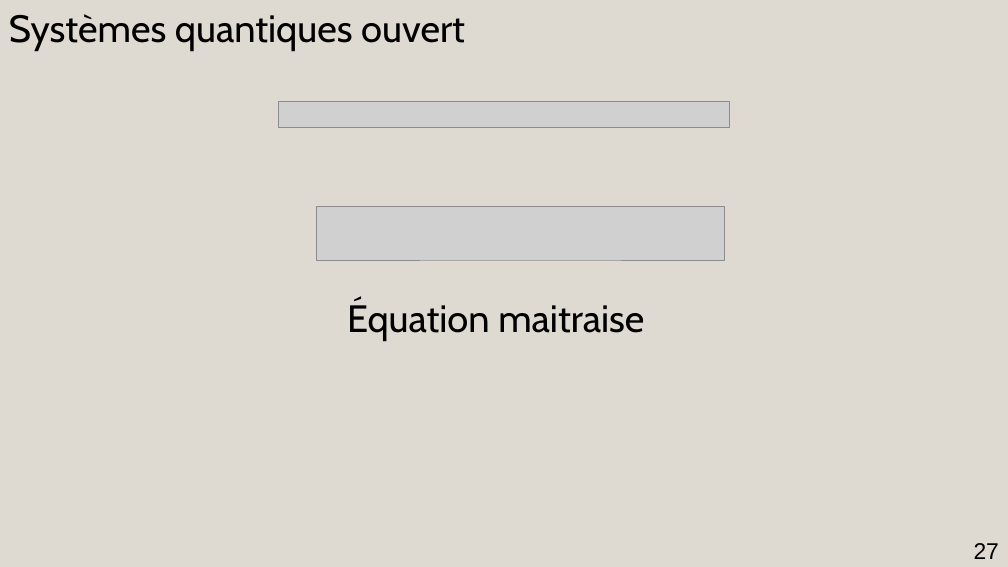
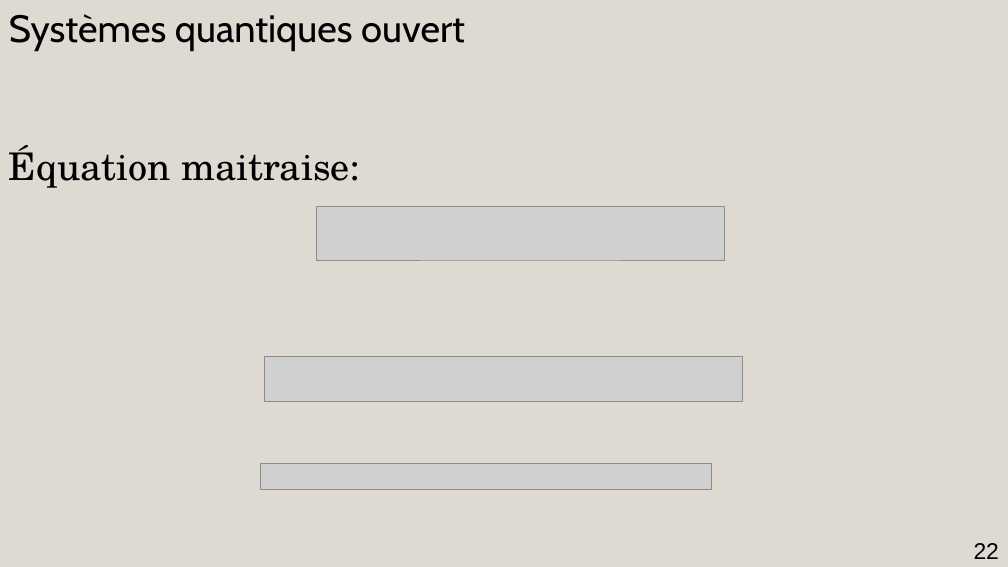
Before and after one commit to AmdaU/presentations, a slide deck: slide 22 of Seminaire/Seminaire.odp (slide 27 before the commit). Drawn at 1008x567 pixels with LibreOffice and Linux fonts; fonts in the diff are those of the drawing; grey boxes stand for pictures. Boxes give left, top, right and bottom in pixels: in the first picture for what was removed or moved away, otherwise in the second. Text is boxed around its words. In the diff, an @@ line names an element or a change of style, - is before the commit and + after.

```diff
--- a/Seminaire/Seminaire.odp
+++ b/Seminaire/Seminaire.odp
@@ text at (9,145,360,188): text changed; font Cabin to TeX Gyre Schola @@
-Équation maitraise
+Équation maitraise:
@@ picture: place and size @@
-picture at (278,102,730,127)
+picture at (265,357,744,402)
@@ picture added at (260,464,712,489) @@
@@ page number at (974,543,999,559): text changed @@
-27
+22
```
Also in this commit, not shown: 12 other slides changed, 9 slides added, 5 slides removed, 24 other files.
